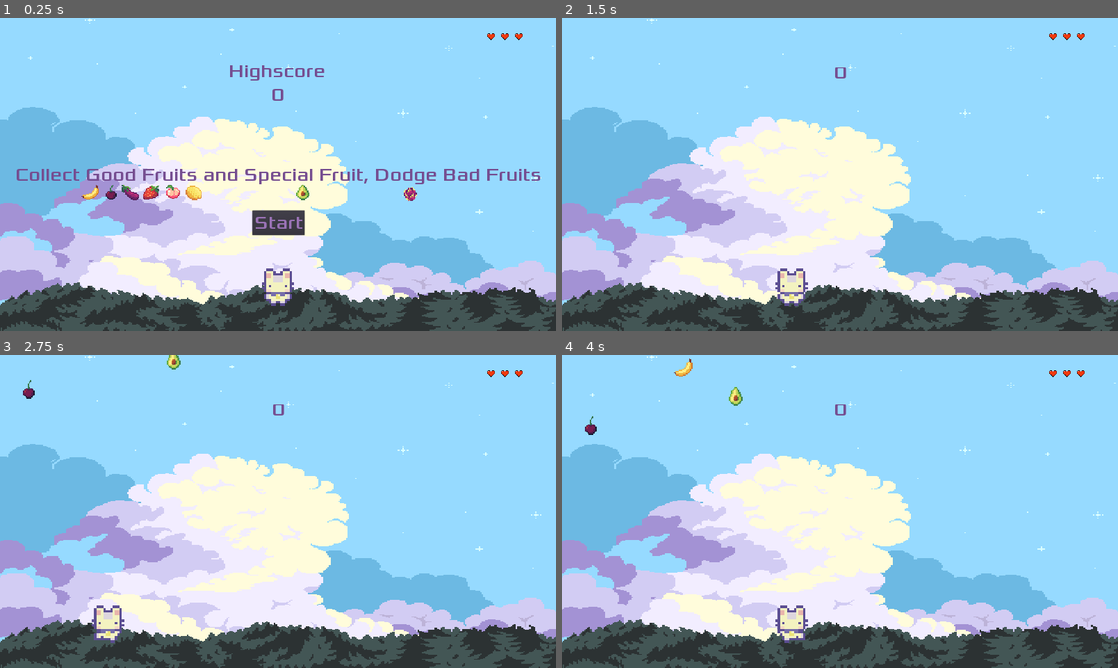
Above: before the commit, frames 1-4 (two rows, left to right).
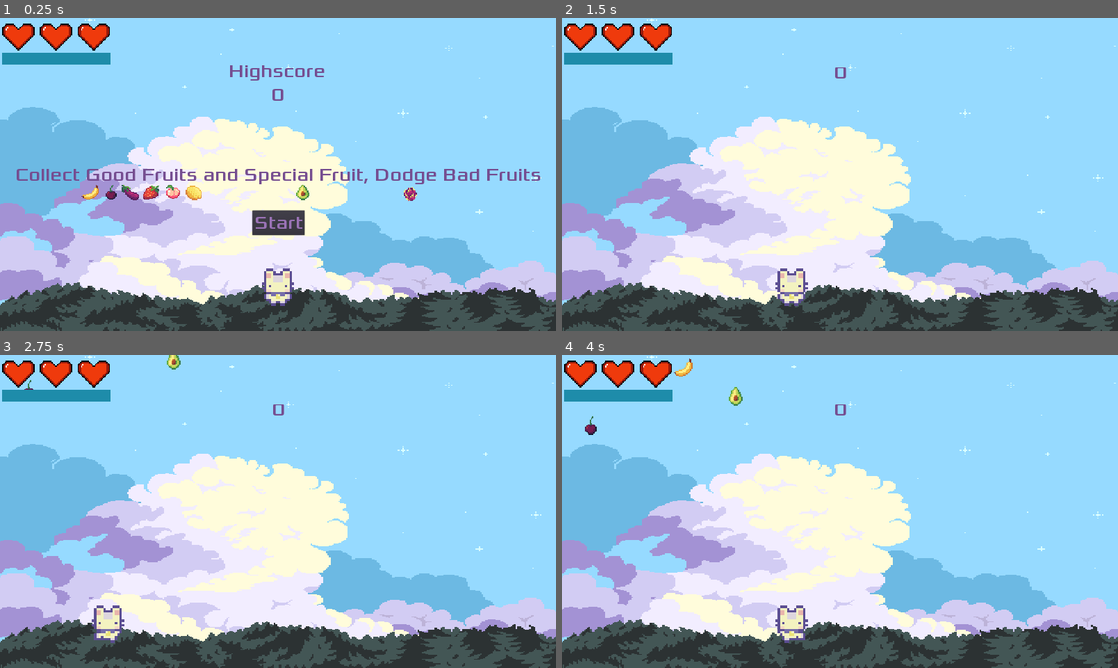
Above: after the commit, the same moments.

Repository: ColinKYuen/BQ-Game-Jam
Game: Godot game, scene res://Scenes/Main.tscn
Same seed, same stepped clock (60 frames per second), same inputs: the game is played once before the commit and once after it.
Inputs:
- Up to frame 1 (0.25 s): no input
- Up to frame 2 (1.5 s): click "Start" at 0.5 s; tap Enter at 1.25 s; hold D (move_right) from 1.28 s (still down)
- Up to frame 3 (2.75 s): release D (move_right) at 2.03 s; hold Left (move_left) from 2.03 s (still down)
- Up to frame 4 (4 s): release Left (move_left) at 2.78 s; hold D (move_right) from 2.78 s (still down)

The runs differ from the first frame. In frame 1, 1.8% of the frame differs, in the area x 0-94%, y 1-15%; in frame 2, 1.8%; in frame 3, 1.8%; in frame 4, 1.8%.

Commit message:
dash cd progress bar (#29)
* dash cd progress bar

* Bar colour

Co-authored-by: ColinKYuen <ColinKYuen@users.noreply.github.com>

Diff:
--- a/Scenes/HUD.tscn
+++ b/Scenes/HUD.tscn
@@ -46,6 +46,9 @@
 "name": "get_hit",
 "speed": 5.0
 } ]
+
+[sub_resource type="StyleBoxFlat" id=6]
+bg_color = Color( 0.117647, 0.54902, 0.666667, 1 )
 
 [node name="HUD" type="CanvasLayer"]
 script = ExtResource( 2 )
@@ -107,19 +110,35 @@
 one_shot = true
 
 [node name="Life1" type="AnimatedSprite" parent="."]
-position = Vector2( 1792, 64 )
+position = Vector2( 324, 64 )
+scale = Vector2( 4, 4 )
 frames = SubResource( 4 )
 animation = "get_hit"
 
 [node name="Life2" type="AnimatedSprite" parent="."]
-position = Vector2( 1744, 64 )
+position = Vector2( 194, 64 )
+scale = Vector2( 4, 4 )
 frames = SubResource( 4 )
 animation = "get_hit"
 
 [node name="Life3" type="AnimatedSprite" parent="."]
-position = Vector2( 1696, 64 )
+position = Vector2( 64, 64 )
+scale = Vector2( 4, 4 )
 frames = SubResource( 4 )
 animation = "get_hit"
+
+[node name="DashCooldownBar" type="ProgressBar" parent="."]
+anchor_left = 0.101
+anchor_top = 0.131
+anchor_right = 0.101
+anchor_bottom = 0.131
+margin_left = -186.92
+margin_top = -20.48
+margin_right = 187.08
+margin_bottom = 19.52
+custom_styles/fg = SubResource( 6 )
+value = 100.0
+percent_visible = false
 
 [node name="Fruits" type="Sprite" parent="."]
 
--- a/Scripts/Player.gd
+++ b/Scripts/Player.gd
@@ -1,6 +1,7 @@
 extends KinematicBody2D
 
 var window_width = OS.get_window_size().x
+
 
 var speed : int = 300
 var lives : int = 3
@@ -15,12 +16,14 @@
 var dash_taps: int = 0
 var dash_cooldown: float = 2
 var dash_on_cooldown: bool = false
+var dash_cd_bar
 var last_tap_right: bool = false
 
 var is_game_started: bool = false
 
 func _ready():
 	screen_size = get_viewport_rect().size
+	dash_cd_bar = get_parent().get_node("HUD").get_node("DashCooldownBar")
 
 func new_game():
 	is_game_started = true
@@ -67,7 +70,6 @@
 		$AnimatedSprite.set_frame(0)
 		$AnimatedSprite.stop()
 
-	print(velocity.x)
 	move_and_slide(velocity, Vector2.UP)
 
 	var player_width = get_node("Hitbox").get_shape().get_extents().x
@@ -80,6 +82,7 @@
 
 func check_dash(delta):
 	if dash_on_cooldown:
+		dash_cd_bar.value = ((dash_timer / dash_cooldown) * 100) + 1
 		dash_timer += delta
 		if dash_timer <= dash_cooldown:
 			return
@@ -108,6 +111,7 @@
 
 	if dash_taps >= 2 and not is_dashing:
 		is_dashing = true
+		dash_cd_bar.value = 0
 		dash_timer = 0
 		dash_taps = 0
 		speed = norm_speed * dash_speed_mult
Not shown: 1 places in Scenes/HUD.tscn that only renumber resources
